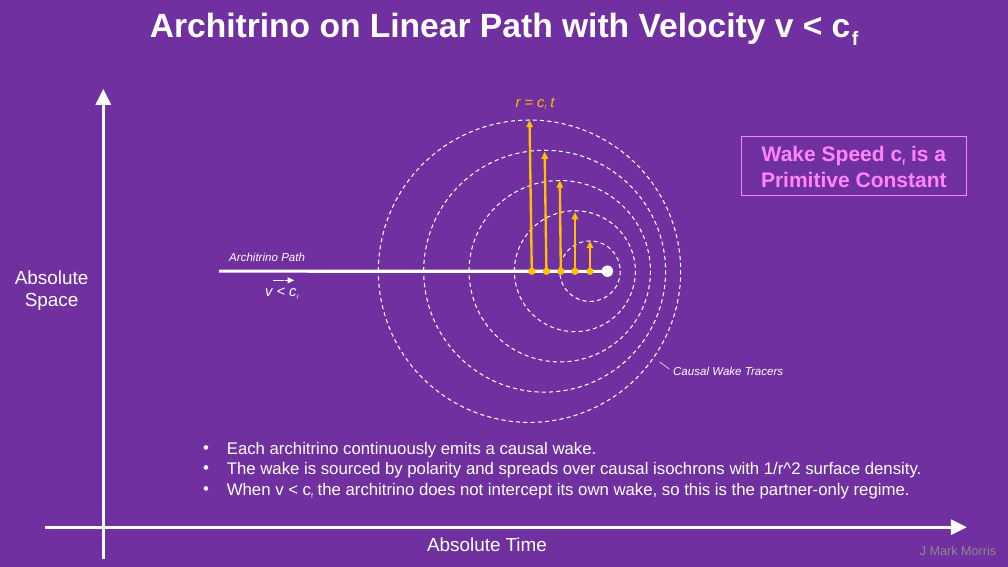
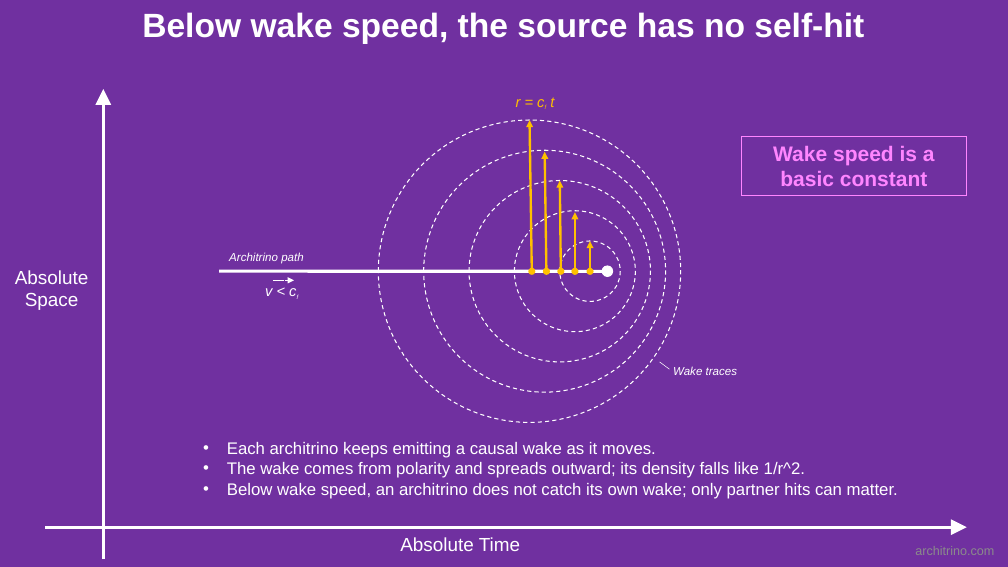
Before and after one commit to jmarkmorris/architrino, a slide deck: slide 4 of reference/archie/presentations/NPQG Fundamentals - Paths.pptx (slide 3 before the commit). Drawn at 1008x567 pixels with LibreOffice and Linux fonts; fonts in the diff are those of the drawing. Boxes give left, top, right and bottom in pixels: in the first picture for what was removed or moved away, otherwise in the second. Text is boxed around its words. In the diff, an @@ line names an element or a change of style, - is before the commit and + after.

```diff
--- a/reference/archie/presentations/NPQG Fundamentals - Paths.pptx
+++ b/reference/archie/presentations/NPQG Fundamentals - Paths.pptx
@@ text at bbox=[142, 12, 864, 44]: text changed @@
-Architrino on Linear Path with Velocity v < cf
+Below wake speed, the source has no self-hit
@@ text in rectangle at bbox=[773, 146, 935, 186]: text changed @@
-Wake Speed cf is a Primitive Constant
+Wake speed is a basic constant
@@ text at bbox=[229, 252, 303, 264]: text changed @@
-Architrino Path
+Architrino path
@@ text at bbox=[673, 366, 737, 375]: text changed @@
-Causal Wake Tracers
+Wake traces
@@ text at bbox=[227, 442, 898, 499]: text changed @@
-• Each architrino continuously emits a causal wake.
-• The wake is sourced by polarity and spreads over causal isochrons with 1/r^2 surface density.
-• When v < cf the architrino does not intercept its own wake, so this is the partner-only regime.
+• Each architrino keeps emitting a causal wake as it moves.
+• The wake comes from polarity and spreads outward; its density falls like 1/r^2.
+• Below wake speed, an architrino does not catch its own wake; only partner hits can matter.
@@ text "Absolute Time": place and size @@
-text "Absolute Time" at bbox=[427, 537, 547, 551]
+text "Absolute Time" at bbox=[400, 537, 520, 551]
@@ text at bbox=[915, 546, 994, 555]: text changed @@
-J Mark Morris
+architrino.com
```
Also in this commit, not shown: 12 other slides changed, 35 other files.
